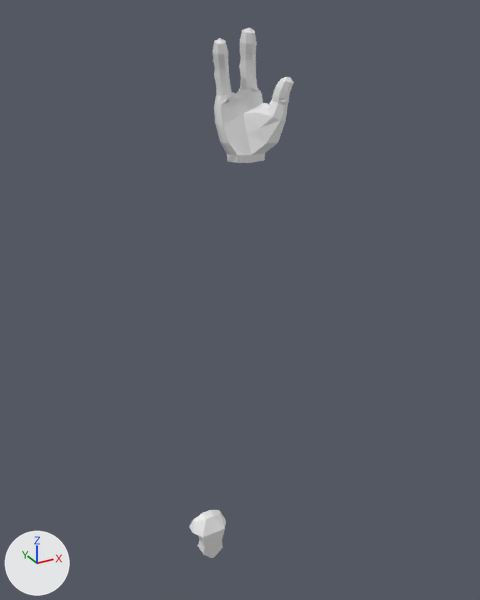
Renders of the Blender file blndr_xmn.blend from each side of a commit.
One viewpoint serves both versions: a 50 mm lens placed at (-4.97, -10.4, 12.87), pointed at (0.67, -0.15, 7.74). Lighting does not change. The marker at lower left points along +X, +Y and +Z.

Objects in the first picture: 'Cube', 'hand'.
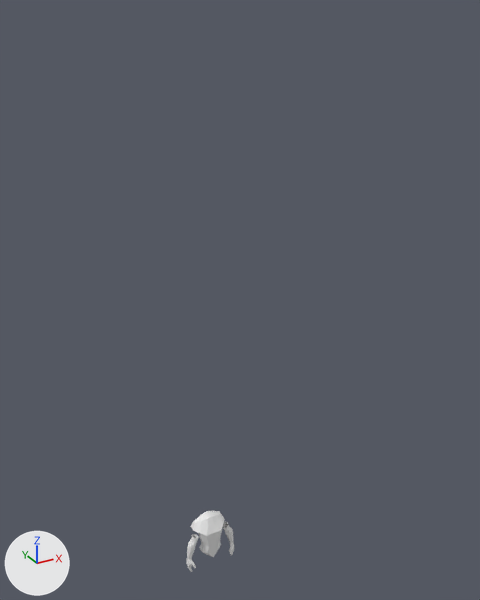
What differs and where, as boxes (x1, y1, x2, y2) in the pictures (480 x 600 px):
```json
{"object": "hand", "change": "deleted", "before": [213, 27, 294, 163]}
{"object": "Cube", "change": "reshaped", "before": [189, 510, 226, 558], "after": [186, 511, 234, 572], "on screen": "29% wider, 27% taller"}
{"part": 1, "of": "me_cube", "change": "added", "after": [186, 522, 234, 572]}
{"part": 2, "of": "me_cube", "change": "built on", "before": [189, 510, 226, 558], "after": [190, 511, 225, 557]}
```

Scene script edits in JSON lines:
```json
{"block": "me_cube", "where": "# used by ob_cube; location = (0.0, 0.0, 1.91); scale = (0.214, 0.214, 0.214)"}
{"op": "remove", "block": "me_cube", "code": "me_cube.from_pydata(...)  # 24 vertices, 18 faces; spans x -1.92..0.0, y -0.82..1.27, z -1.65..3.43"}
{"op": "add", "block": "me_cube", "code": "me_cube.from_pydata(...)  # 480 vertices, 462 faces; spans x -2.72..0.0, y -0.8..1.27, z -2.82..3.43"}
{"block": "me_cube", "change": "me_cube part 1: a new loose piece of 410 vertices spanning x -2.72..-1.39, y -0.64..0.4, z -2.82..1.71"}
{"block": "me_cube", "change": "me_cube part 2"}
{"block": "me_cube", "change": "10 vertices are removed from x -1.92..-0.17, y -0.82..1.27, z -1.65..2.94"}
{"block": "me_cube", "change": "18 faces are deleted"}
{"block": "me_cube", "change": "4 vertices move from x -0.98..-0.42, y -0.69..0.83, z 0.22..3.43 to x -0.54..-0.18, y -0.69..0.82, z 0.22..3.36"}
{"block": "me_cube", "change": "56 vertices are added at x -1.81..0.0, y -0.8..1.27, z -1.65..3.34"}
{"block": "me_cube", "change": "58 new faces join them"}
{"op": "remove", "block": "ob_hand", "code": ["ob_hand = bpy.data.objects.new('hand', me_cube_001)", "ob_hand.location = (0.54, -0.62, 10.69)", "ob_hand.scale = (0.258, 0.258, 0.258)"]}
```
